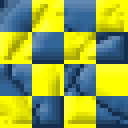
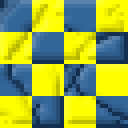
The second w=128, h=128 image is a revision of the first. Changes to its layers:
pixels changed over [left=0, top=0, right=128, bottom=124] (layer not identified)
